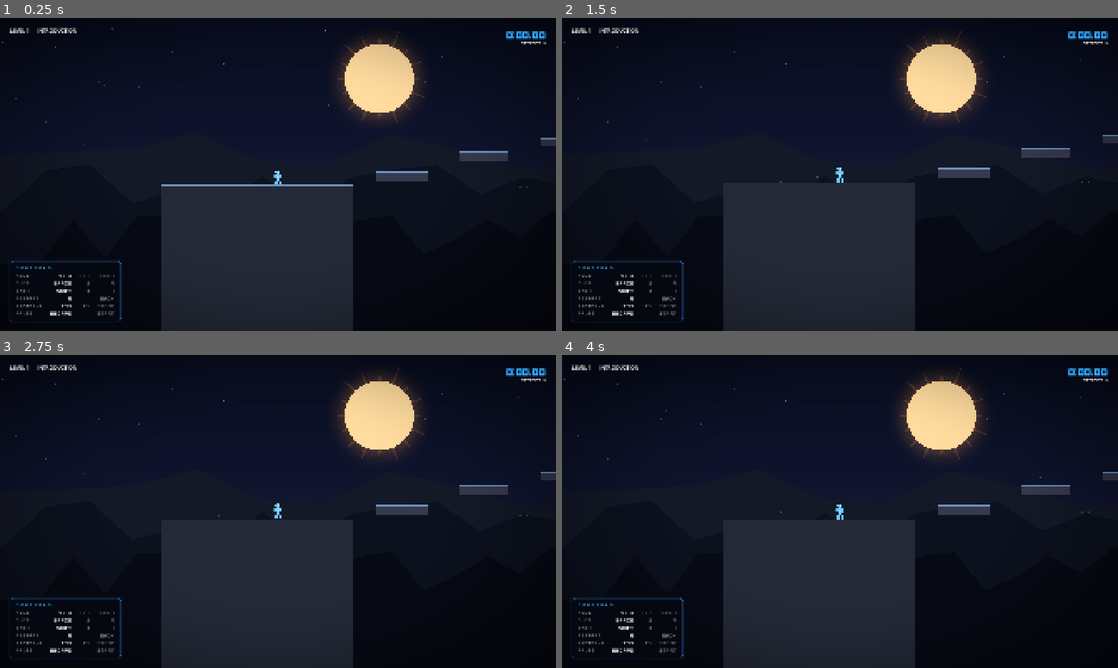
Above: before the commit, frames 1-4 (two rows, left to right).
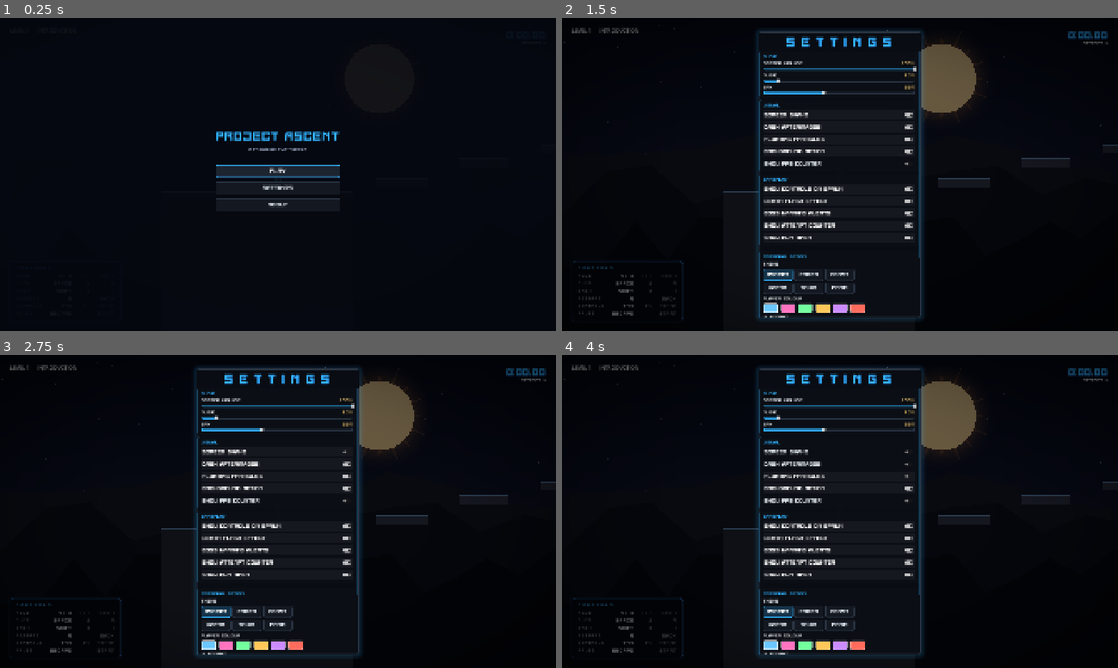
Above: after the commit, the same moments.

Repository: p4inz-code/project-ascent
Game: Godot game, scene res://scenes/game_scene.tscn
The game is run twice, just before and just after one commit, with the same random seed, the same clock (stepped at 60 frames per second) and the same inputs.
Inputs (mouse positions are in pixels of both pictures, inside the frame that each line leads up to):
- Up to frame 1 (0.25 s): no input
- Up to frame 2 (1.5 s): click (840, 187) at 0.5 s, where only the run after the commit has a clickable "SETTINGS"; click (840, 168) at 1.25 s, where only the run after the commit has a clickable "Settings"
- Up to frame 3 (2.75 s): click (278, 452) at 2 s, where only the run after the commit has a clickable "Screen Shake"
- Up to frame 4 (4 s): click (840, 464) at 2.75 s, where only the run after the commit has a clickable "Dash Afterimages"; click (840, 477) at 3.5 s, where only the run after the commit has a clickable "Floating Particles"

The runs differ from the first frame. In frame 1, 28% of the frame differs, in the area x 0-100%, y 3-100%; in frame 2, 22%; in frame 3, 22%; in frame 4, 22%.

Commit message:
Add the startup menu, fly mode, and a suite covering every dev tool
Startup menu is an OVERLAY on the running game, not a scene in front of it.
That choice does the work: the level, the pause menu and every autoload are
already alive underneath, so SETTINGS opens the real settings panel instead of
a second copy that could drift from it, and PLAY is just 'hide this' with no
scene transition to get wrong. --skip-menu (passed by the launcher) bypasses it
entirely, so nobody who already clicked Play has to click it again.

ABOUT checks for updates READ-ONLY and hands off. The game cannot replace its
own running executable, and the launcher already does verified updates
(HTTPS-only, checksum required), so duplicating that here would be a second
update path to drift out of sync with the first. Every failure - no network,
rate limit, malformed response - lands on the same calm message; a title screen
must never block because a network call did not work.

Fly mode (Insert, dev-only): free flight with the player's physics suspended,
for walking a route end to end. Physics is either on or off, so there is no
flying partway and landing into a run with an advantage.

The theme picker drew ' *' next to ASCENT to mark it as the default. The pixel
font has no asterisk glyph, so that rendered as a tofu box sitting next to
ASCENT and read as a second selection indicator competing with the real one.
Removed - the filled accent box already says which theme is active.

tests/test_dev_tools.gd exercises what the tools DO, not that their keys are
bound. Fly mode is the one that silently does nothing if it cannot locate the
player node, so it is checked by measurement: the player moves 205px, physics
is actually suspended, and a flying player does not fall.

Co-Authored-By: Claude Opus 5 <noreply@anthropic.com>

Diff:
--- a/scripts/game_scene.gd
+++ b/scripts/game_scene.gd
@@ -32,6 +32,14 @@
 	if gs_live != null and gs_live.has_signal("settings_changed"):
 		if not gs_live.settings_changed.is_connected(_on_fx_settings_changed):
 			gs_live.settings_changed.connect(_on_fx_settings_changed)
+
+	# Title screen. An overlay on the running game rather than a scene in front
+	# of it, so the pause menu and every autoload are already alive underneath
+	# and SETTINGS can open the real panel instead of a second copy.
+	# --skip-menu is passed by the launcher: someone who already clicked Play
+	# there should not have to click it again.
+	if not "--skip-menu" in OS.get_cmdline_args():
+		call_deferred("_show_start_menu")
 
 	_level_container = Node2D.new()
 	_level_container.name = "LevelContainer"
@@ -758,3 +766,11 @@
 			var base_edge: Color = platform.get_meta("base_edge")
 			platform.edge_color = _theme_tint(
 				platform.color.lerp(base_edge, strength), edge_tint)
+
+
+func _show_start_menu() -> void:
+	if get_node_or_null("StartMenu") != null:
+		return
+	var menu := StartMenu.new()
+	menu.name = "StartMenu"
+	add_child(menu)
--- a/scripts/pause_menu.gd
+++ b/scripts/pause_menu.gd
@@ -266,10 +266,11 @@
 	for i in themes.size():
 		var t: Dictionary = themes[i]
 		var b := Button.new()
-		# Ascent is the game's own identity and the palette everything was
-		# designed around — labelling it makes the list read as "the default,
-		# plus alternatives" rather than six equal choices.
-		b.text = str(t["name"]) + (" *" if i == 0 else "")
+		# No default marker. The pixel font has no asterisk glyph, so " *" drew
+		# a tofu box next to ASCENT that read as a second selection indicator
+		# competing with the real one — the filled accent box below already
+		# says which theme is active, unambiguously.
+		b.text = str(t["name"])
 		b.custom_minimum_size = Vector2(96, 30)
 		var idx := i
 		b.pressed.connect(func(): _on_theme_picked(idx))
--- /dev/null
+++ b/scripts/start_menu.gd
@@ -0,0 +1,190 @@
+class_name StartMenu
+extends CanvasLayer
+## Title screen shown once at startup.
+##
+## Deliberately an OVERLAY on the running game rather than a scene in front of
+## it. That choice does the work: the level, the pause menu, the settings
+## panel and every autoload are already alive underneath, so SETTINGS opens the
+## real settings panel instead of a second copy that could drift from it, and
+## PLAY is just "hide this" — there is no scene transition to get wrong.
+##
+## Skipped entirely when the game is launched with --skip-menu, which the
+## launcher passes: someone who already clicked Play in the launcher should not
+## have to click it again.
+
+signal dismissed
+
+const UPDATE_URL := "https://api.github.com/repos/p4inz-code/project-ascent/releases/latest"
+
+var _root: Control
+var _about_panel: Control = null
+var _status: Label = null
+var _http: HTTPRequest = null
+var _version: String = ""
+
+
+func _ready() -> void:
+	process_mode = Node.PROCESS_MODE_ALWAYS
+	layer = 220
+	_version = _read_version()
+	_build()
+	get_tree().paused = true
+
+
+func _read_version() -> String:
+	# version.txt sits beside the executable and is written by the build
+	# script — the same file the launcher reads, so the two can never disagree.
+	var path := OS.get_executable_path().get_base_dir().path_join("version.txt")
+	if FileAccess.file_exists(path):
+		var f := FileAccess.open(path, FileAccess.READ)
+		if f != null:
+			return f.get_as_text().strip_edges()
+	return ""
+
+
+func _build() -> void:
+	var dim := ColorRect.new()
+	dim.color = Color(0.02, 0.03, 0.06, 0.94)
+	dim.set_anchors_preset(Control.PRESET_FULL_RECT)
+	add_child(dim)
+
+	_root = VBoxContainer.new()
+	_root.set_anchors_preset(Control.PRESET_CENTER)
+	_root.grow_horizontal = Control.GROW_DIRECTION_BOTH
+	_root.grow_vertical = Control.GROW_DIRECTION_BOTH
+	_root.custom_minimum_size = Vector2(360, 0)
+	_root.add_theme_constant_override("separation", 14)
+	_root.theme = UITheme.build()
+	add_child(_root)
+
+	var title := Label.new()
+	title.text = "PROJECT ASCENT"
+	title.horizontal_alignment = HORIZONTAL_ALIGNMENT_CENTER
+	title.add_theme_font_size_override("font_size", 44)
+	title.add_theme_color_override("font_color", UITheme.accent)
+	_root.add_child(title)
+
+	var sub := Label.new()
+	sub.text = ("v%s" % _version) if _version != "" else "a precision platformer"
+	sub.horizontal_alignment = HORIZONTAL_ALIGNMENT_CENTER
+	sub.add_theme_font_size_override("font_size", 14)
+	sub.add_theme_color_override("font_color", Color(0.55, 0.60, 0.70))
+	_root.add_child(sub)
+
+	_root.add_child(_spacer(18))
+	_root.add_child(_menu_button("PLAY", _on_play))
+	_root.add_child(_menu_button("SETTINGS", _on_settings))
+	_root.add_child(_menu_button("ABOUT", _on_about))
+
+	_status = Label.new()
+	_status.horizontal_alignment = HORIZONTAL_ALIGNMENT_CENTER
+	_status.add_theme_font_size_override("font_size", 13)
+	_status.add_theme_color_override("font_color", Color(0.55, 0.60, 0.70))
+	_root.add_child(_status)
+
+	_root.get_child(3).call_deferred("grab_focus")
+
+
+func _spacer(h: float) -> Control:
+	var c := Control.new()
+	c.custom_minimum_size = Vector2(0, h)
+	return c
+
+
+func _menu_button(text: String, handler: Callable) -> Button:
+	var b := Button.new()
+	b.text = text
+	b.custom_minimum_size = Vector2(0, 44)
+	b.add_theme_font_size_override("font_size", 20)
+	b.pressed.connect(handler)
+	return b
+
+
+func _on_play() -> void:
+	get_tree().paused = false
+	dismissed.emit()
+	queue_free()
+
+
+## Opens the REAL settings panel, not a copy of it. The pause menu is already
+## in the tree behind this overlay.
+func _on_settings() -> void:
+	var gm := get_node_or_null("/root/GameManager")
+	if gm == null or gm.pause_menu == null:
+		_status.text = "settings unavailable here"
+		return
+	gm.pause_menu.visible = true
+	if gm.pause_menu.has_method("show_settings"):
+		gm.pause_menu.show_settings()
+	visible = false
+	# Come back to the title when the player leaves the pause menu, so
+	# SETTINGS is a detour and not a one-way door out of the menu.
+	if not gm.pause_menu.visibility_changed.is_connected(_on_pause_closed):
+		gm.pause_menu.visibility_changed.connect(_on_pause_closed)
+
+
+func _on_pause_closed() -> void:
+	var gm := get_node_or_null("/root/GameManager")
+	if gm != null and gm.pause_menu != null and not gm.pause_menu.visible:
+		visible = true
+		get_tree().paused = true
+
+
+func _on_about() -> void:
+	if _about_panel != null:
+		_about_panel.visible = not _about_panel.visible
+		return
+	var box := VBoxContainer.new()
+	box.add_theme_constant_override("separation", 6)
+	for line in [
+		"PROJECT ASCENT",
+		"by Atharva Patil - Northbyte Studios",
+		"v%s" % (_version if _version != "" else "dev build"),
+	]:
+		var l := Label.new()
+		l.text = line
+		l.horizontal_alignment = HORIZONTAL_ALIGNMENT_CENTER
+		l.add_theme_font_size_override("font_size", 13)
+		box.add_child(l)
+	var check := _menu_button("CHECK FOR UPDATES", _on_check_updates)
+	check.custom_minimum_size = Vector2(0, 34)
+	check.add_theme_font_size_override("font_size", 14)
+	box.add_child(check)
+	_about_panel = box
+	_root.add_child(box)
+	_root.move_child(box, _root.get_child_count() - 2)
+
+
+## Read-only. The game deliberately never downloads or installs anything: it
+## cannot replace its own running executable, and the launcher already does
+## verified updates (HTTPS-only, checksum required). Duplicating that here
+## would be a second update path to drift out of sync with the first.
+func _on_check_updates() -> void:
+	if _version == "":
+		_status.text = "no version file - run from the launcher"
+		return
+	_status.text = "checking..."
+	if _http == null:
+		_http = HTTPRequest.new()
+		add_child(_http)
+		_http.request_completed.connect(_on_update_response)
+	if _http.request(UPDATE_URL) != OK:
+		_status.text = "could not check right now"
+
+
+func _on_update_response(_result: int, code: int, _headers: PackedStringArray,
+		body: PackedByteArray) -> void:
+	# Every failure path lands on the same calm message. A title screen must
+	# never block or alarm because a network call did not work.
+	if code != 200:
+		_status.text = "could not check right now"
+		return
+	var parsed = JSON.parse_string(body.get_string_from_utf8())
+	if typeof(parsed) != TYPE_DICTIONARY or not parsed.has("tag_name"):
+		_status.text = "could not check right now"
+		return
+	var latest := String(parsed["tag_name"]).lstrip("v")
+	if latest == _version:
+		_status.text = "up to date (v%s)" % _version
+	else:
+		_status.text = "v%s available - open the launcher to update" % latest
--- /dev/null
+++ b/tests/test_dev_tools.gd
@@ -0,0 +1,154 @@
+extends SceneTree
+## Every developer tool, exercised end to end.
+##
+## test_dev_console.gd covers the UNLOCK: that ordinary play cannot stumble
+## into it and that the right sequence works. This suite covers what the tools
+## actually DO once unlocked, because "the key is bound" and "the key works"
+## are different claims and only the second one matters to a tester who is
+## stuck on Level 14 at midnight.
+##
+## Fly mode gets the most attention: it is the newest tool, it is the one that
+## silently does nothing if it cannot locate the player node, and locating the
+## player is exactly the kind of thing that breaks when a scene is
+## reorganised.
+##
+## Run with:
+##   Godot --headless --path <project> --script res://tests/test_dev_tools.gd
+
+var _failures: int = 0
+
+
+func _check(label: String, ok: bool) -> void:
+	print(("[PASS] " if ok else "[FAIL] ") + label)
+	if not ok:
+		_failures += 1
+
+
+func _step(n: int) -> void:
+	for _i in n:
+		await physics_frame
+
+
+func _press(code: Key) -> void:
+	var e := InputEventKey.new()
+	e.keycode = code
+	e.pressed = true
+	Input.parse_input_event(e)
+	Input.flush_buffered_events()
+	await physics_frame
+	var up := InputEventKey.new()
+	up.keycode = code
+	up.pressed = false
+	Input.parse_input_event(up)
+	Input.flush_buffered_events()
+	await physics_frame
+
+
+func _initialize() -> void:
+	_run()
+
+
+func _run() -> void:
+	await physics_frame
+	var dev := root.get_node_or_null("DevConsole")
+	if dev == null:
+		_check("DevConsole autoload present", false)
+		quit(1)
+		return
+
+	# Bring up a real level so the tools have something to act on.
+	var scene: Node = (load("res://scenes/main_scene.tscn") as PackedScene).instantiate()
+	scene.set("level_number", 3)
+	root.add_child(scene)
+	current_scene = scene
+	await _step(8)
+
+	# --- Unlock -----------------------------------------------------------
+	for code in dev.SEQUENCE:
+		await _press(code)
+	_check("the sequence unlocks the console", dev.is_unlocked())
+
+	var player = scene.get_node_or_null("Player")
+	if player == null:
+		_check("level 3 built a player", false)
+		quit(1)
+		return
+
+	# --- The tool that silently no-ops if this breaks ---------------------
+	_check("the console can locate the player node", dev._find_player() != null)
+
+	# --- Fly mode: INSERT -------------------------------------------------
+	_check("fly starts off", not dev.is_flying())
+	await _press(KEY_INSERT)
+	_check("Insert turns fly ON", dev.is_flying())
+	_check("fly suspends the player's own physics",
+		not player.is_physics_processing())
+
+	# It must actually MOVE the player, not merely set a flag.
+	var before: Vector2 = player.global_position
+	Input.action_press("move_right")
+	await _step(20)
+	Input.action_release("move_right")
+	await _step(2)
+	var moved: float = player.global_position.x - before.x
+	_check("flying right actually moves the player (%.0fpx)" % moved, moved > 50.0)
+
+	# Rising is the whole point — it is what walking a route requires.
+	var y_before: float = player.global_position.y
+	Input.action_press("jump")
+	await _step(20)
+	Input.action_release("jump")
+	await _step(2)
+	var rose: float = y_before - player.global_position.y
+	_check("flying up actually lifts the player (%.0fpx)" % rose, rose > 50.0)
+
+	# And with physics off, gravity must not drag the player down.
+	var hold: Vector2 = player.global_position
+	await _step(30)
+	_check("a flying player does not fall",
+		absf(player.global_position.y - hold.y) < 2.0)
+
+	await _press(KEY_INSERT)
+	_check("Insert turns fly OFF", not dev.is_flying())
+	_check("physics resumes when fly is turned off", player.is_physics_processing())
+
+	# --- Skips: PAGEUP / PAGEDOWN ----------------------------------------
+	var gm := root.get_node_or_null("GameManager")
+	if gm != null:
+		# Start well below the last level, or PageUp has nowhere to go and the
+		# check measures the clamp instead of the skip.
+		gm.current_level = 3
+		var start: int = gm.current_level
+		await _press(KEY_PAGEUP)
+		_check("PageUp advances the level (%d -> %d)" % [start, gm.current_level],
+			gm.current_level == start + 1)
+		await _press(KEY_PAGEDOWN)
+		_check("PageDown goes back (%d)" % gm.current_level,
+			gm.current_level == start)
+
+		# --- Unlock all: HOME --------------------------------------------
+		await _press(KEY_HOME)
+		var all_done := true
+		for i in range(1, LevelData.TOTAL_LEVELS + 1):
+			if not gm.save_system.levels_completed.has(i):
+				all_done = false
+				break
+		_check("Home unlocks every level", all_done)
+	else:
+		_check("GameManager present", false)
+
+	# --- Overlay: END -----------------------------------------------------
+	var overlay = dev._overlay
+	if overlay != null:
+		var vis_before: bool = overlay.visible
+		await _press(KEY_END)
+		_check("End toggles the dev overlay", overlay.visible != vis_before)
+		await _press(KEY_END)
+		_check("End toggles it back", overlay.visible == vis_before)
+	else:
+		_check("the dev overlay exists once unlocked", false)
+
+	scene.queue_free()
+	await process_frame
+	print("[test_dev_tools] failures=%d" % _failures)
+	quit(1 if _failures > 0 else 0)
--- /dev/null
+++ b/tools/capture_menu.gd
@@ -0,0 +1,17 @@
+extends SceneTree
+const WINDOW_SIZE := Vector2i(1600, 900)
+var _out := "user://menu"
+func _initialize() -> void:
+	var a := OS.get_cmdline_user_args()
+	if a.size() > 0: _out = a[0]
+	_run()
+func _run() -> void:
+	DisplayServer.window_set_size(WINDOW_SIZE)
+	for i in 4: await process_frame
+	change_scene_to_file("res://scenes/game_scene.tscn")
+	for i in 120: await process_frame
+	DirAccess.make_dir_recursive_absolute(_out)
+	var img := get_root().get_texture().get_image()
+	img.save_png(_out + "/start_menu.png")
+	print("[menu] saved")
+	quit(0)
Not shown, added: scripts/start_menu.gd.uid
Not shown, added: tests/test_dev_tools.gd.uid
Not shown, changed: tools/run_all_tests.ps1
